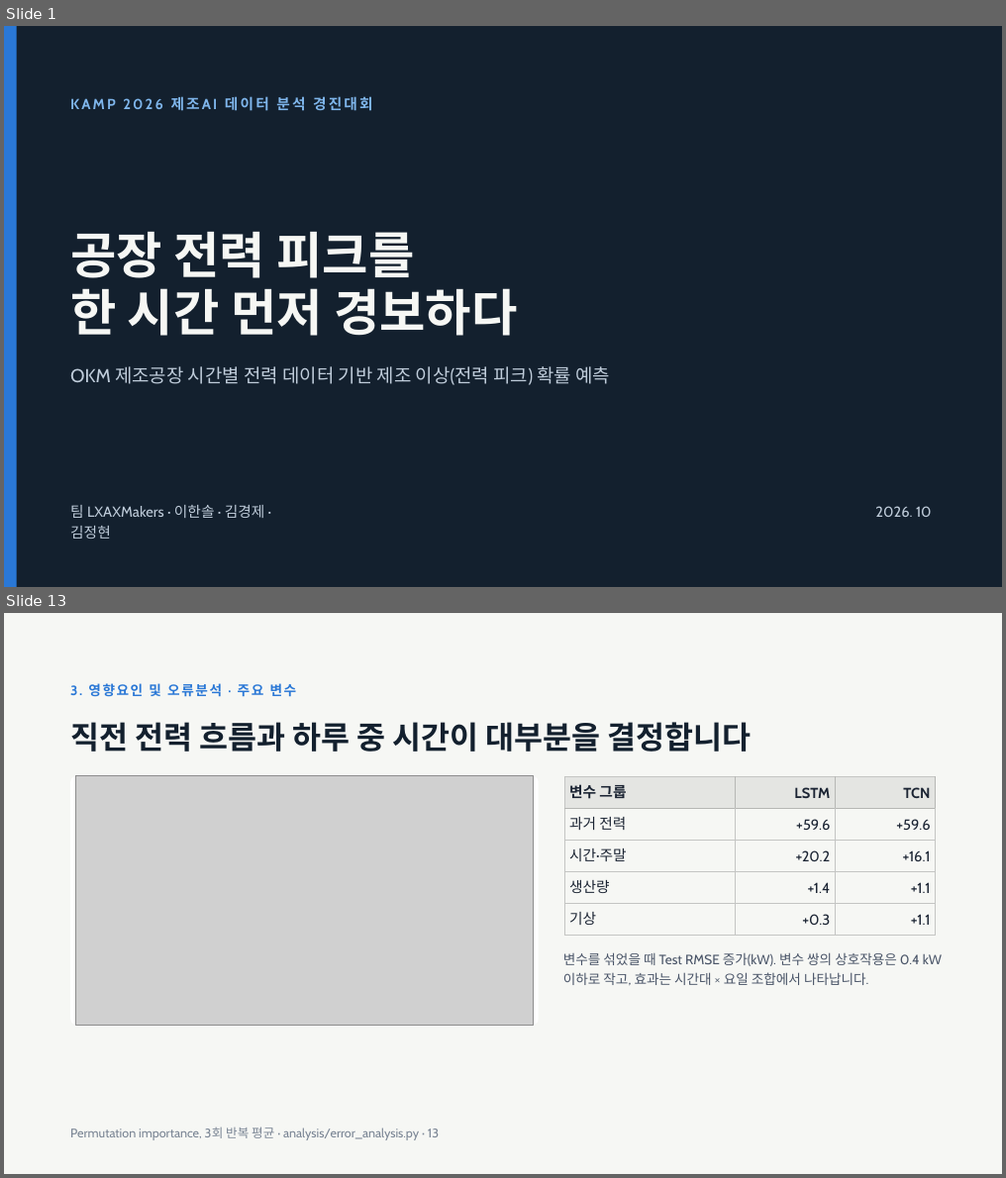
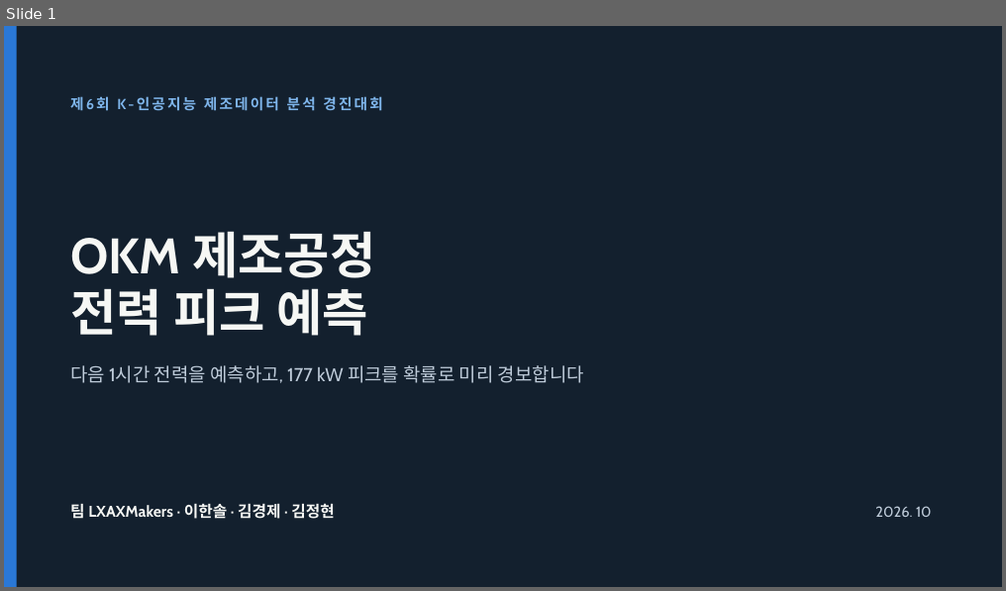
Before and after one commit to jgi0117/KAMP-Competition, a slide deck: docs/presentation/OKM 전력 피크 예측 발표.pptx. Shown one above the other, each under a label of ours: slides 1 and 13 before the commit, slide 1 after it; the slides between them are not shown. The pictures are 1006x1178 and 1006x591 pixels, drawn with LibreOffice and Linux fonts; fonts in the diff are those of the drawing; grey boxes stand for pictures. Boxes give left, top, right and bottom in pixels: in the first picture for what was removed or moved away, otherwise in the second. Text is boxed around its words. In the diff, an @@ line names an element or a change of style, - is before the commit and + after.

```diff
--- a/docs/presentation/OKM 전력 피크 예측 발표.pptx
+++ b/docs/presentation/OKM 전력 피크 예측 발표.pptx
@@ slide 13 removed at [4,613,1002,1174], background #F6F7F4 @@
@@ text removed at [70,683,297,697] @@
-3. 영향요인 및 오류분석 · 주요 변수
@@ title removed at [70,722,751,752] @@
-직전 전력 흐름과 하루 중 시간이 대부분을 결정합니다
@@ rounded rectangle removed at [70,776,539,1026] @@
@@ picture removed at [76,776,533,1026] @@
@@ table removed at [564,777,936,935], 5 rows, 3 columns @@
-변수 그룹 | LSTM | TCN
-과거 전력 | +59.6 | +59.6
-시간·주말 | +20.2 | +16.1
-생산량 | +1.4 | +1.1
-기상 | +0.3 | +1.1
@@ text removed at [563,953,942,985] @@
-변수를 섞었을 때 Test RMSE 증가(kW). 변수 쌍의 상호작용은 0.4 kW 이하로 작고, 효과는 시간대 × 요일 조합에서 나타납니다.
@@ text removed at [70,1127,439,1141] @@
-Permutation importance, 3회 반복 평균 · analysis/error_analysis.py · 13
@@ slide 1 changed as well @@
@@ text at [70,96,383,111]: text changed @@
-KAMP 2026 제조AI 데이터 분석 경진대회
+제6회 K-인공지능 제조데이터 분석 경진대회
@@ title at [70,231,375,336]: text changed @@
-공장 전력 피크를
-한 시간 먼저 경보하다
+OKM 제조공정
+전력 피크 예측
@@ text at [70,366,584,383]: text changed @@
-OKM 제조공장 시간별 전력 데이터 기반 제조 이상(전력 피크) 확률 예측
+다음 1시간 전력을 예측하고, 177 kW 피크를 확률로 미리 경보합니다
@@ text "팀 LXAXMakers · 이한솔 · ..." at [70,503,334,519]: size 14 to 15 pt, text colour #BFCCDA to #F6F7F4, bold on; line spacing 19.6pt to 21pt @@
```
Also in this commit, not shown: 3 other slides changed, 22 slides added, 15 other slides removed.
